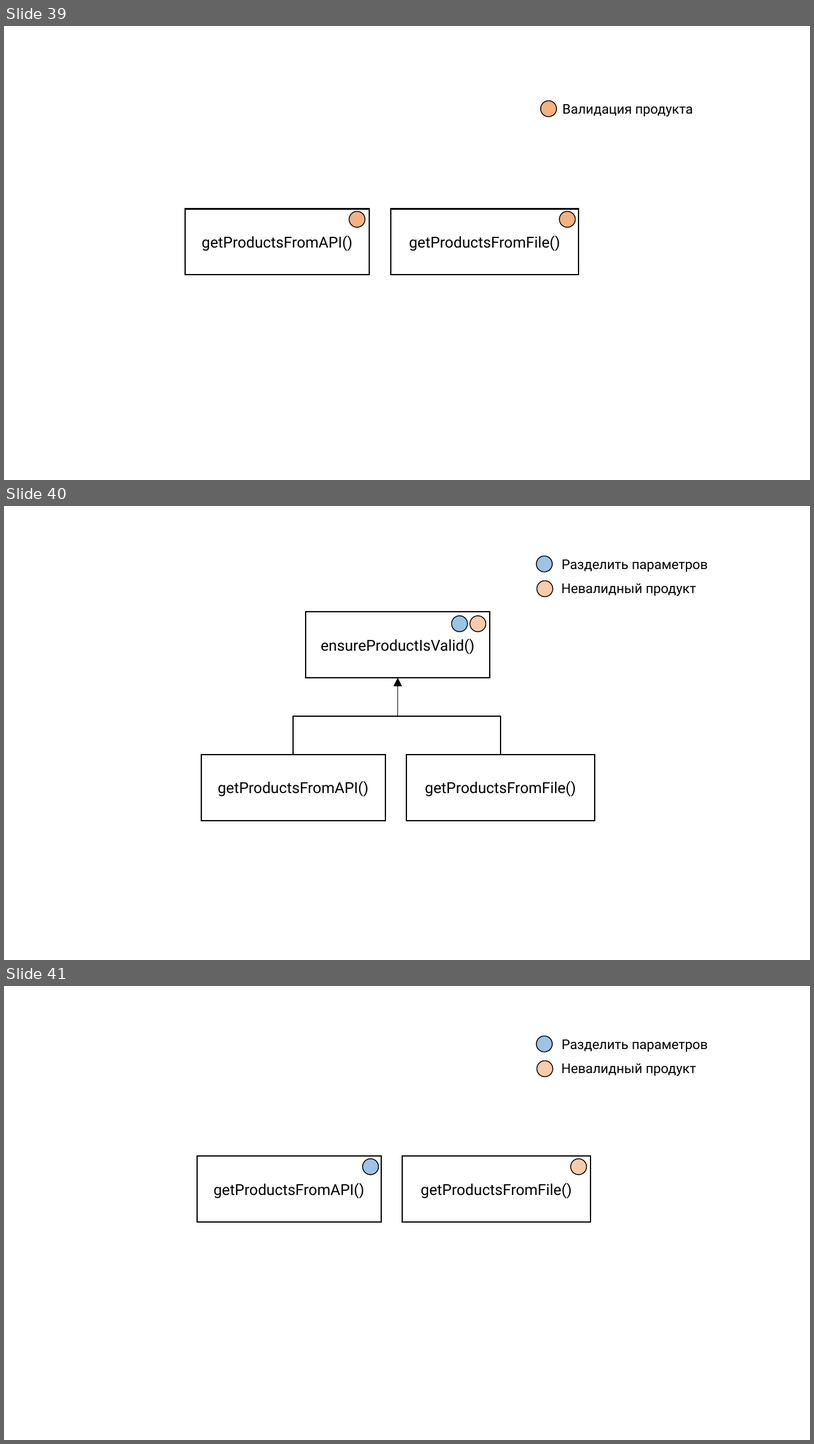
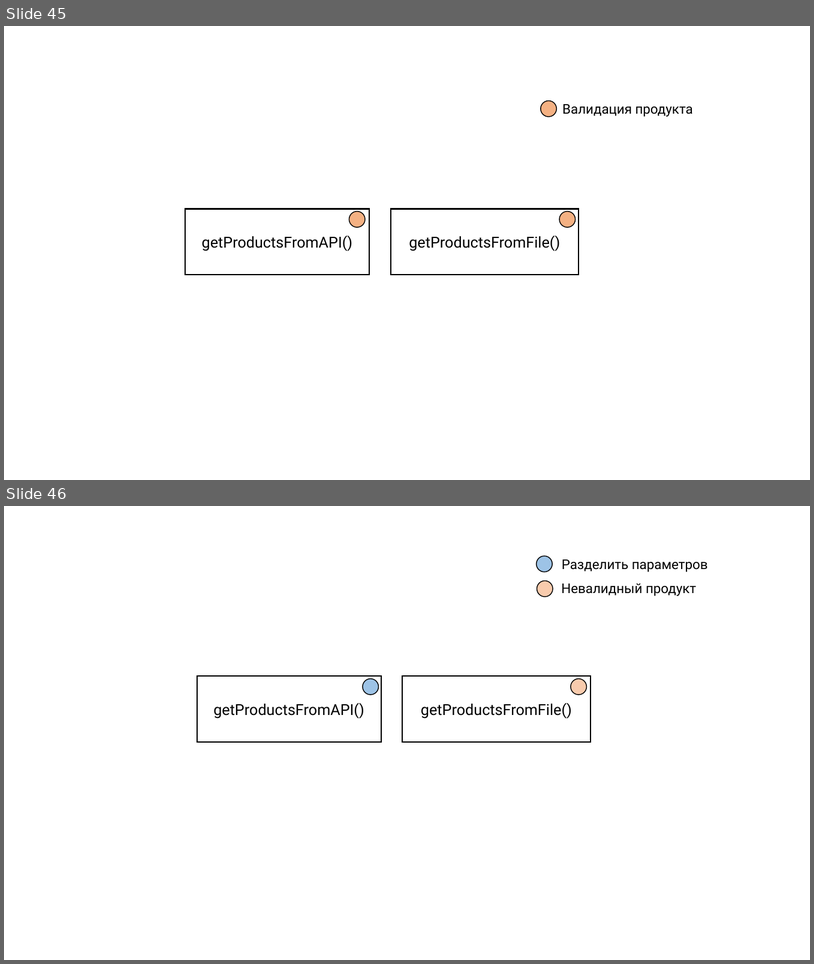
Before and after one commit to rkhaimov/brain-gym, a slide deck: clean/Презентация.pptx. Shown one above the other, each under a label of ours: slides 39, 40 and 41 before the commit, slides 45 and 46 after it. The pictures are 814x1444 and 814x964 pixels, drawn with LibreOffice and Linux fonts; fonts in the diff are those of the drawing. Boxes give left, top, right and bottom in pixels: in the first picture for what was removed or moved away, otherwise in the second. Text is boxed around its words. In the diff, an @@ line names an element or a change of style, - is before the commit and + after.

```diff
--- a/clean/Презентация.pptx
+++ b/clean/Презентация.pptx
@@ slide 40 removed at (4,506,810,960), background #FFFFFF @@
@@ ellipse removed at (537,556,552,572) @@
@@ text removed at (562,559,708,572) @@
-Разделить параметров
@@ ellipse removed at (537,581,553,597) @@
@@ text removed at (561,583,696,596) @@
-Невалидный продукт
@@ rectangle removed at (306,612,490,678) @@
-ensureProductIsValid()
@@ ellipse removed at (452,615,467,631) @@
@@ ellipse removed at (470,615,486,631) @@
@@ elbow arrow removed from (293, 754) to (398, 678) @@
@@ elbow arrow removed from (501, 754) to (398, 678) @@
@@ rectangle removed at (201,754,385,820) @@
-getProductsFromAPI()
@@ rectangle removed at (407,754,595,820) @@
-getProductsFromFile()
@@ what was slide 39 is now slide 45 @@
@@ what was slide 41 is now slide 46 @@
```
Also in this commit, not shown: 14 slides changed, 18 slides added, 6 other slides removed, 47 other files.
